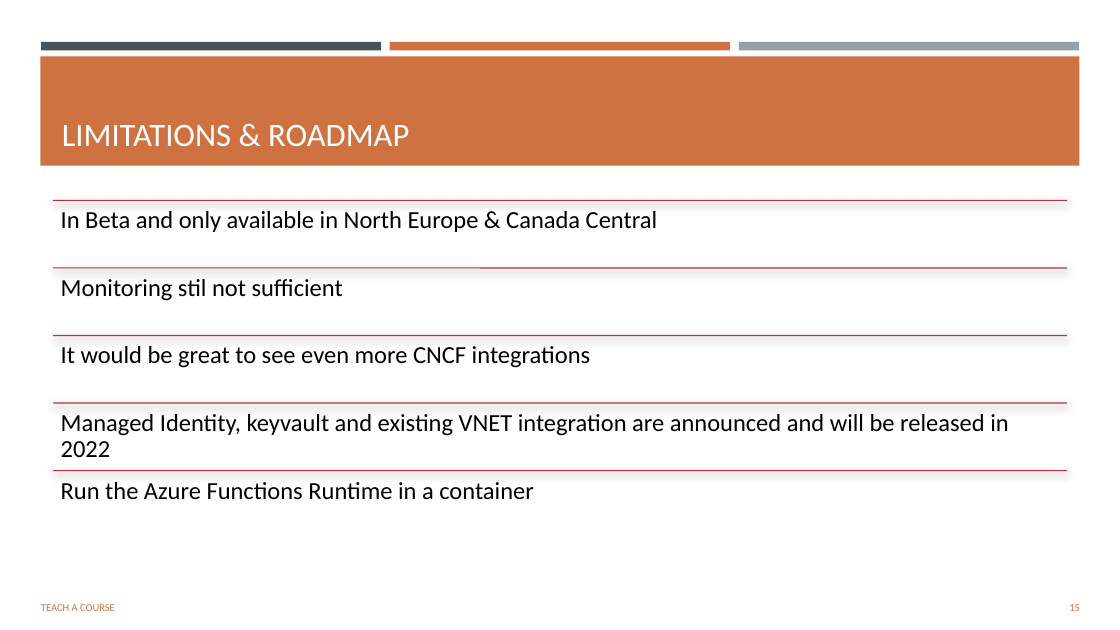
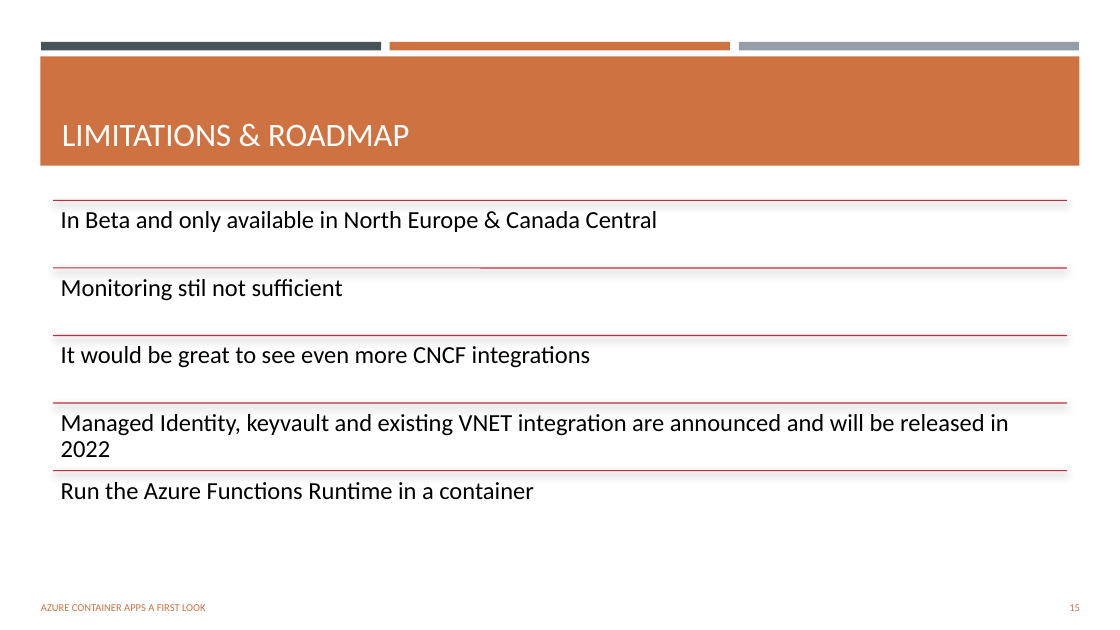
Before and after one commit to msjonathan/aca-demo, a slide deck: slide 15 of presentation/Application Container Apps.pptx. Drawn at 1120x630 pixels with LibreOffice and Linux fonts; fonts in the diff are those of the drawing. Boxes give left, top, right and bottom in pixels: in the first picture for what was removed or moved away, otherwise in the second. Text is boxed around its words. In the diff, an @@ line names an element or a change of style, - is before the commit and + after.

```diff
--- a/presentation/Application Container Apps.pptx
+++ b/presentation/Application Container Apps.pptx
@@ text at (41,604,206,611): text changed @@
-TEACH A COURSE
+AZURE CONTAINER APPS A FIRST LOOK
```
Also in this commit, not shown: 14 other slides changed.
